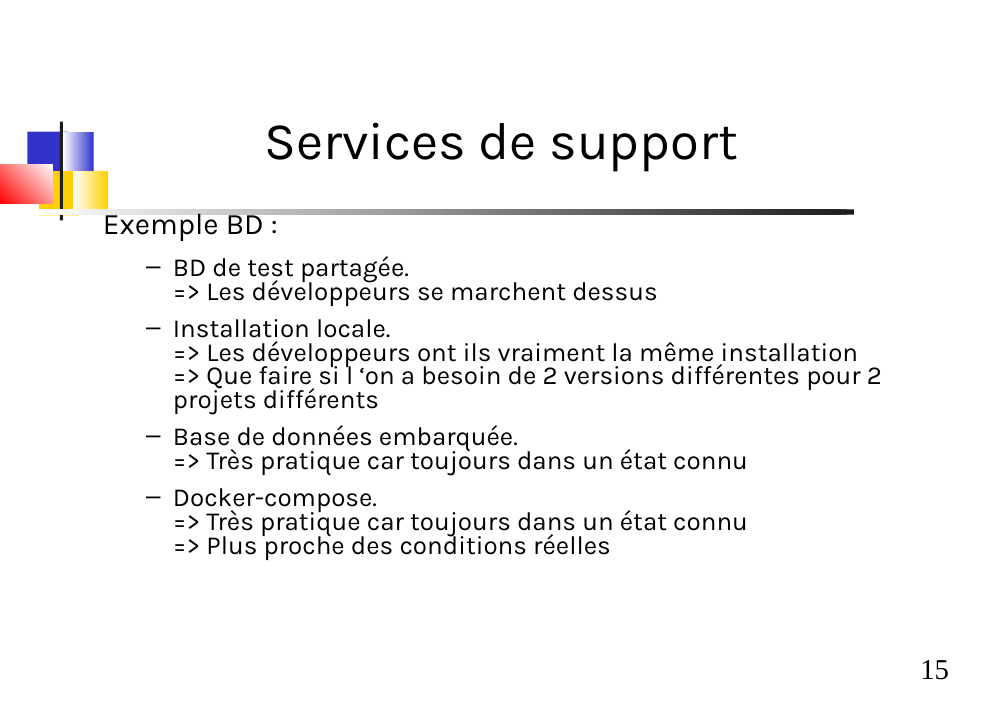
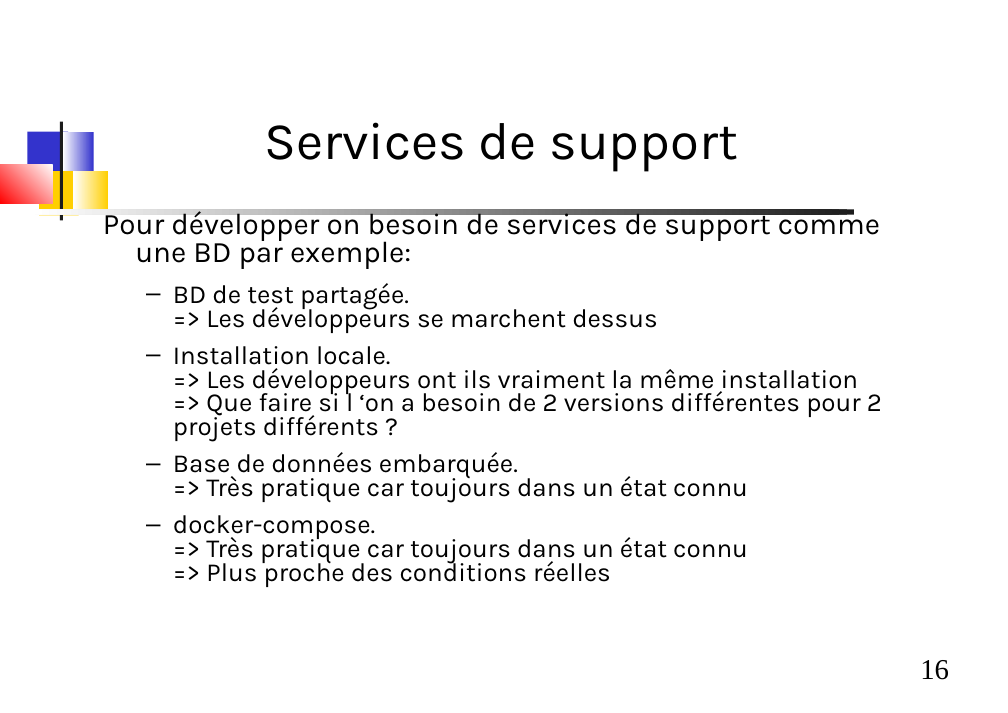
Before and after one commit to dthibau/bceao-cursus, a slide deck: slide 16 of 1_etatdeslieux/EtatDesLieux.odp (slide 15 before the commit). Drawn at 1008x713 pixels with LibreOffice and Linux fonts; fonts in the diff are those of the drawing. Boxes give left, top, right and bottom in pixels: in the first picture for what was removed or moved away, otherwise in the second. Text is boxed around its words. In the diff, an @@ line names an element or a change of style, - is before the commit and + after.

```diff
--- a/1_etatdeslieux/EtatDesLieux.odp
+++ b/1_etatdeslieux/EtatDesLieux.odp
@@ text at [103, 207, 880, 269]: text changed @@
-Exemple BD :
+Pour développer on besoin de services de support comme une BD par exemple:
@@ text at [173, 346, 882, 442]: text changed @@
-  – Installation locale.
-    => Les développeurs ont ils vraiment la même installation
-    => Que faire si l ‘on a besoin de 2 versions différentes pour 2 projets différents
+  – Installation locale.
+    => Les développeurs ont ils vraiment la même installation
+    => Que faire si l ‘on a besoin de 2 versions différentes pour 2 projets différents ?
@@ text at [173, 515, 748, 587]: text changed @@
-  – Docker-compose.
-    => Très pratique car toujours dans un état connu
-    => Plus proche des conditions réelles
+  – docker-compose.
+    => Très pratique car toujours dans un état connu
+    => Plus proche des conditions réelles
@@ page number at [920, 660, 949, 680]: text changed @@
-15
+16
```
Also in this commit, not shown: 15 other slides changed, 2 slides added, 1 slide removed, 30 other files.
